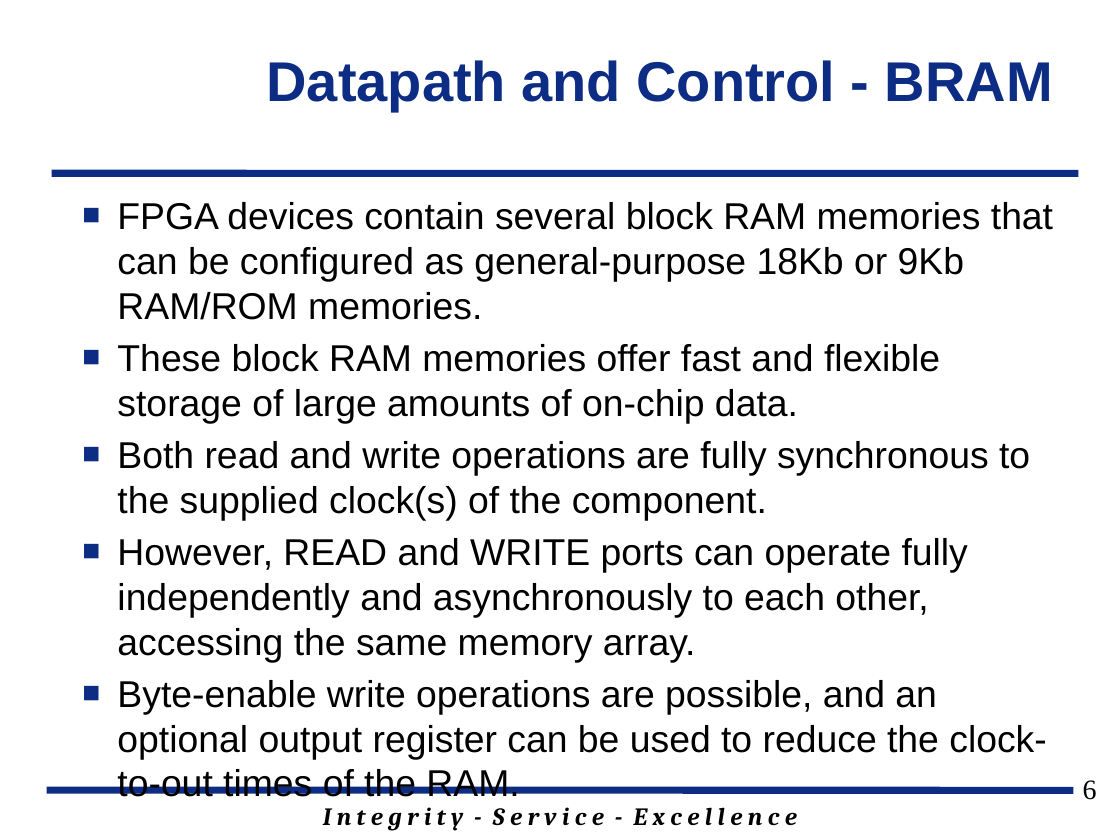
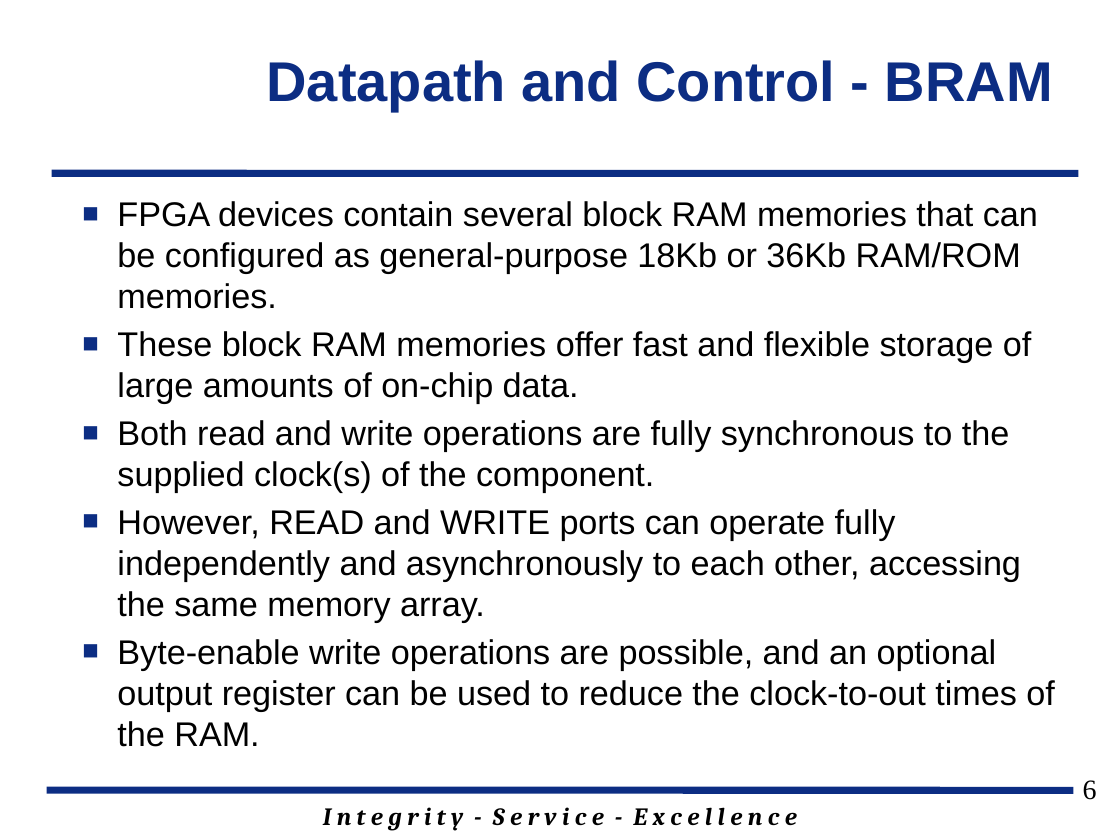
Before and after one commit to jfalkinburg/ECE383_web, a slide deck: slide 6 of lecture/slides/ECE_383_Lec12.pptx. Drawn at 1120x840 pixels with LibreOffice and Linux fonts; fonts in the diff are those of the drawing; background and template pictures are left out. Boxes give left, top, right and bottom in pixels: in the first picture for what was removed or moved away, otherwise in the second. Text is boxed around its words. In the diff, an @@ line names an element or a change of style, - is before the commit and + after.

```diff
--- a/lecture/slides/ECE_383_Lec12.pptx
+++ b/lecture/slides/ECE_383_Lec12.pptx
@@ text at [117,201,1038,309]: text changed; size 24 to 22 pt @@
-■ FPGA devices contain several block RAM memories that can be configured as general-purpose 18Kb or 9Kb RAM/ROM memories.
+■ FPGA devices contain several block RAM memories that can be configured as general-purpose 18Kb or 36Kb RAM/ROM memories.
@@ text at [117,331,1054,711]: size 24 to 22 pt in "These block RAM memories offer fast and ...", "Both read and write operations are fully ...", "However, READ and WRITE ports can operate ...", "Byte-enable write operations are possible, and an ..." @@
```
Also in this commit, not shown: 10 other slides changed, 1 slide added, 4 slides removed, 9 other files.
